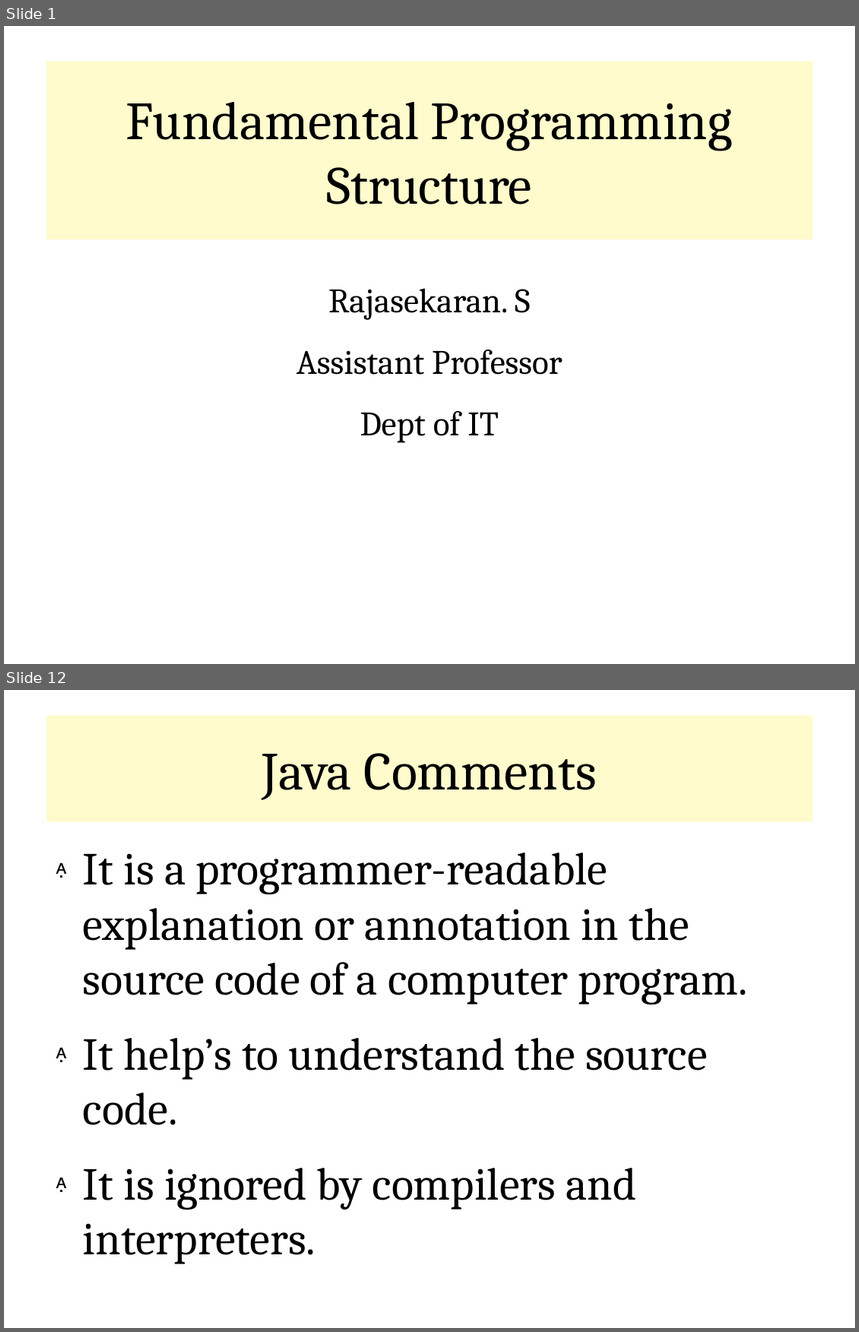
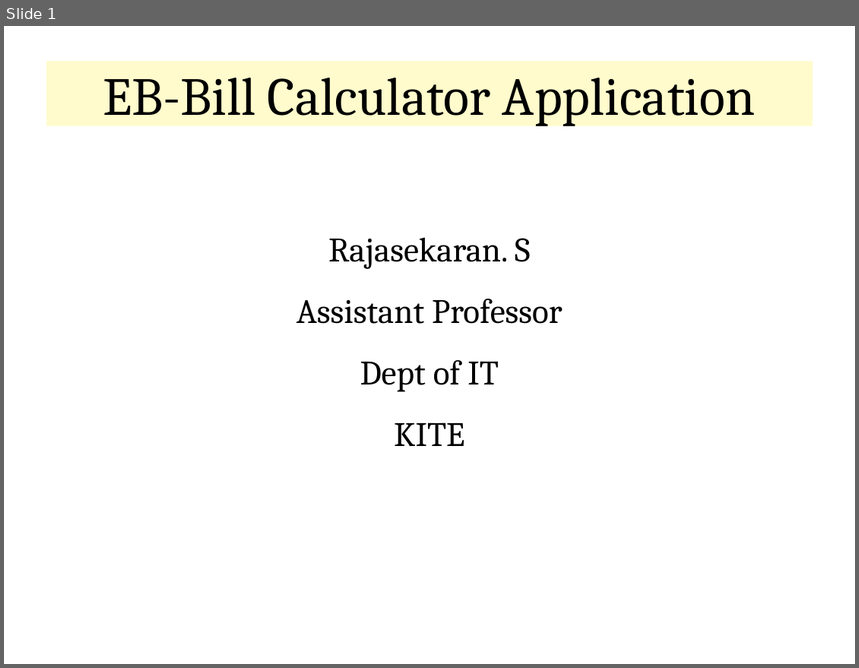
Before and after one commit to rajasekaran36/CS8392-OOPS, a slide deck: Presentations/Unit 1/CS8392-U1-5-First_Java_Program.pptx. Shown one above the other, each under a label of ours: slides 1 and 12 before the commit, slide 1 after it; the slides between them are not shown. The pictures are 859x1332 and 859x668 pixels, drawn with LibreOffice and Linux fonts; fonts in the diff are those of the drawing. Boxes give left, top, right and bottom in pixels: in the first picture for what was removed or moved away, otherwise in the second. Text is boxed around its words. In the diff, an @@ line names an element or a change of style, - is before the commit and + after.

```diff
--- a/Presentations/Unit 1/CS8392-U1-5-First_Java_Program.pptx
+++ b/Presentations/Unit 1/CS8392-U1-5-First_Java_Program.pptx
@@ slide 12 removed at (4,690,855,1328), background #FFFFFF @@
@@ title removed at (47,716,813,822) @@
-Java Comments
@@ text removed at (83,853,748,1210) @@
- It is a programmer-readable explanation or annotation in the source code of a computer program.
- It help’s to understand the source code.
- It is ignored by compilers and interpreters.
@@ slide 1 changed as well @@
@@ title "EB-Bill Calculator Application": place and size @@
-title "EB-Bill Calculator Application" at (47,61,813,240)
+title "EB-Bill Calculator Application" at (47,61,813,126)
@@ title at (104,78,756,126): text changed @@
-Fundamental Programming Structure
+EB-Bill Calculator Application
@@ subtitle "Rajasekaran. S": place and size @@
-subtitle "Rajasekaran. S" at (297,288,562,443)
+subtitle "Rajasekaran. S" at (297,237,562,446)
@@ subtitle at (394,423,465,446): paragraph added @@
+KITE
```
Also in this commit, not shown: 1 other slide changed, 1 slide added, 12 other slides removed, 3 other files.
